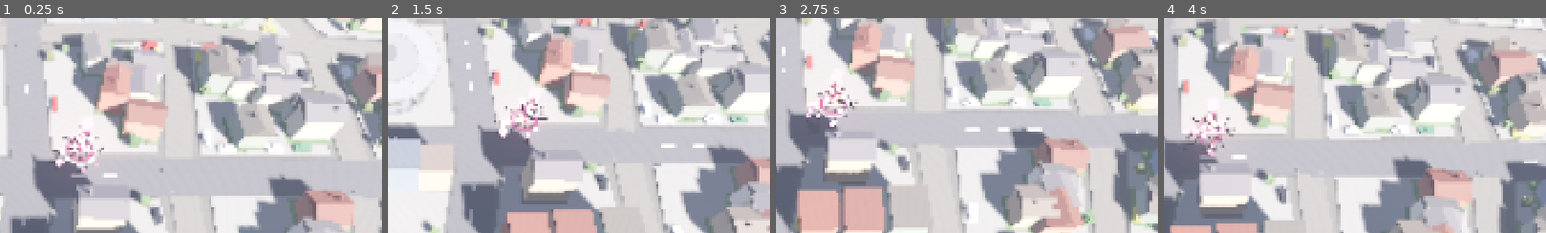
Above: before the commit, frames 1-4 (left to right).
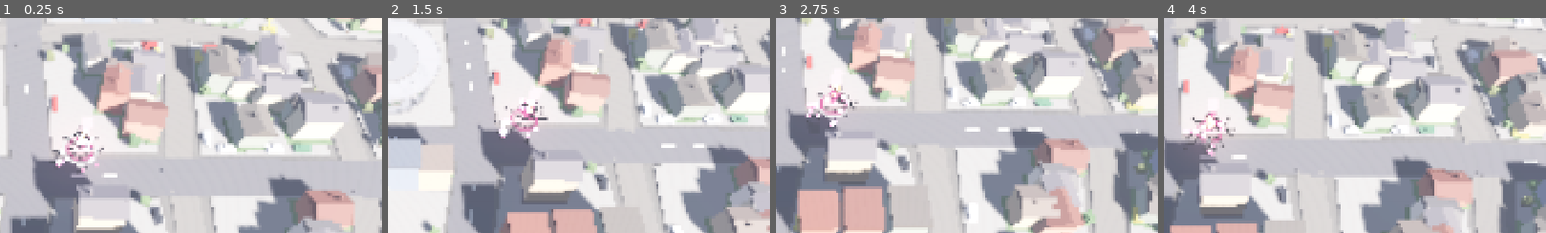
Above: after the commit, the same moments.

Repository: Melody-Visscher-Music/Echoes-In-My-Blood
Game: Godot game, scene res://scenes/story/StoryMap.tscn
The game is run twice, just before and just after one commit, with the same random seed, the same clock (stepped at 60 frames per second) and the same inputs. This scene is started directly instead of the project's main scene.
Inputs (mouse positions are % of the whole screen's width and height, from its top left):
- Up to frame 1 (0.25 s): no input
- Up to frame 2 (1.5 s): tap Enter (ui_accept) at 0.5, 0.77, 1.07 s; move the mouse to (72, 45) at 0.52 s; hold Right (ui_right) 0.53-1.25 s; tap Space at 0.6 s; click (72, 45) at 0.67 s; drag from (30, 55) to (45, 70) at 1.27 s
- Up to frame 3 (2.75 s): move the mouse to (60, 28) at 2.02 s; hold Right (ui_right) from 2.03 s (still down); tap I at 2.1 s
- Up to frame 4 (4 s): release Right (ui_right) at 2.75 s; drag from (45, 70) to (20, 35) at 2.77 s; move the mouse to (80, 65) at 3.52 s; hold Left (ui_left) from 3.53 s (still down); tap G at 3.6 s; tap Enter (ui_accept) at 3.77 s
The pictures show only the part of the screen within x 49-99%, y 25-75%; the shares and areas given below are measured in that part.

The runs differ from the first frame. In frame 1, 0.3% of the frame differs, in the area x 19-25%, y 52-64%; in frame 2, 0.3%, in the area x 33-40%, y 37-50%; in frame 3, 0.2%; in frame 4, 0.2%.

Commit message:
Aim rift tears at the camera
The rift tear layers were being built as crossed ribbons to preserve silhouettes from any angle, but the map camera stays fixed and that produced a doubled-rift look. This patch tracks tear nodes, orients each one toward the live camera each frame, and keeps the rift silhouette stable without the duplicated visual artifact.

Diff:
--- a/scripts/story/StoryRift.gd
+++ b/scripts/story/StoryRift.gd
@@ -124,6 +124,12 @@
 var _flash: float = 0.0
 var _rng := RandomNumberGenerator.new()
 
+## The tear roots, turned to face the camera each frame. Aiming the NODE rather
+## than using a billboard material because the core layer is a ShaderMaterial —
+## billboard_mode is a StandardMaterial3D property, so a material-side billboard
+## would turn two of the three layers and leave the hot core behind.
+var _tears: Array[Node3D] = []
+
 ## Crack seams. One ShaderMaterial per rift; the surge position is a uniform, so
 ## animating a fracture costs one float per frame no matter how long it is.
 var _crack_mats: Array[ShaderMaterial] = []
@@ -218,13 +224,17 @@
 
 ## Builds one three-layer tear at `at`, `height` tall.
 ##
-## It is CROSSED — two ribbons at right angles — so it keeps its silhouette from
-## any bearing instead of thinning to a line when the map camera comes round to
-## its edge.
+## ONE ribbon per layer, turned to face the camera every frame. It used to be
+## crossed — two ribbons at right angles — so that it kept a silhouette from any
+## bearing. The map camera never orbits, so all that ever bought was a second
+## copy of the rift standing inside the first one at 90 degrees, which read as
+## two rifts in the same hole. Aiming a single ribbon costs nothing and is
+## always face-on.
 func _build_tear(parent: Node3D, at: Vector3, height: float, width: float,
 		jag: float, steps: int) -> void:
 	var tear := Node3D.new()
 	tear.name = "Tear"
+	_tears.append(tear)
 	tear.position = at
 	parent.add_child(tear)
 
@@ -718,6 +728,8 @@
 		core.set_shader_parameter("energy", CORE_ENERGY * lit)
 		core.set_shader_parameter("surge", _surge)
 
+	_aim_tears()
+
 	if _ring != null and _ring.visible:
 		var r: float = 1.0 + 0.04 * sin(_pulse_t * 4.0)
 		_ring.scale = Vector3(r, 1.0, r)
@@ -729,6 +741,25 @@
 			ring_mat.emission_energy_multiplier = (1.6 if _selected else 0.9) * pulse
 
 
+## Turns every tear to face the map camera.
+##
+## Read from the live camera rather than hard-coded to its bearing: that bearing
+## happens to be fixed today, and a rift silently going edge-on is exactly the
+## kind of thing that would go unnoticed if the camera ever learned to turn.
+func _aim_tears() -> void:
+	if _tears.is_empty():
+		return
+	var cam: Camera3D = get_viewport().get_camera_3d() if is_inside_tree() else null
+	if cam == null:
+		return
+	for tear: Node3D in _tears:
+		var to: Vector3 = cam.global_position - tear.global_position
+		to.y = 0.0
+		if to.length_squared() < 0.01:
+			continue
+		tear.global_rotation.y = atan2(to.x, to.z)
+
+
 ## Runs a pulse of light out along the cracks, then waits before the next one.
 ##
 ## The surge is a position, not a brightness: the shader turns it into a band
